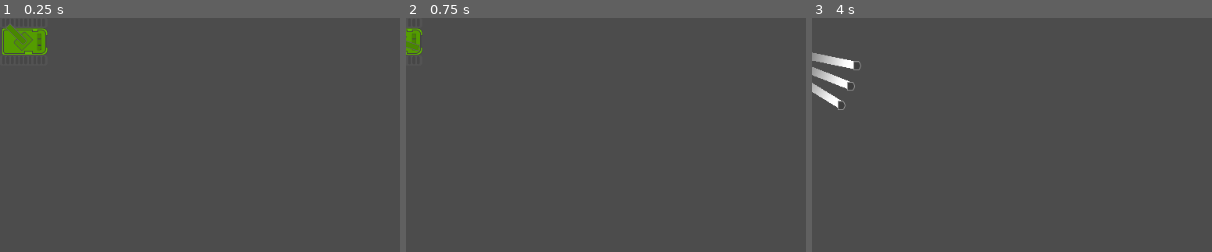
Above: before the commit, frames 1-3 (left to right).
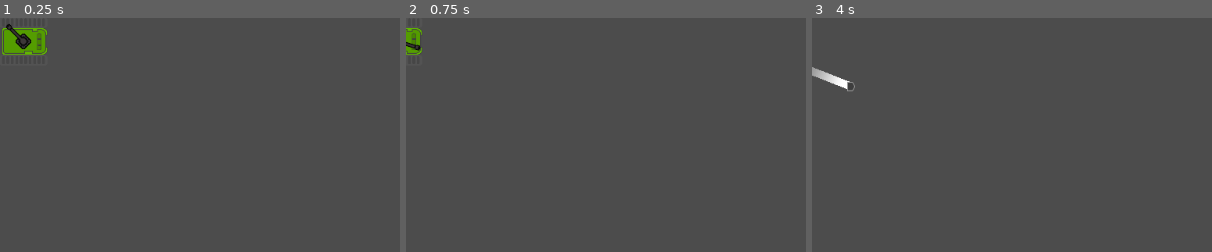
Above: after the commit, the same moments.

Repository: Salipoke/JOC_MLG
Game: Godot game, scene res://Pantalla.tscn
The game is run twice, just before and just after one commit, with the same random seed, the same clock (stepped at 60 frames per second) and the same inputs.
Inputs (mouse positions are % of the whole screen's width and height, from its top left):
- Up to frame 1 (0.25 s): no input
- Up to frame 2 (0.75 s): tap Enter at 0.5 s; move the mouse to (72, 45) at 0.52 s; hold S (Baixa) from 0.53 s (still down)
- Up to frame 3 (4 s): tap Space at 1.25, 2.75 s; move the mouse to (30, 55) at 1.27 s; release S (Baixa) at 1.28 s; tap D (Dreta) at 1.35 s; tap Enter at 2, 3.5 s; move the mouse to (60, 28) at 2.02 s; hold A (Esquerra) 2.03-2.78 s; move the mouse to (45, 70) at 2.77 s; tap W (Puja) at 2.85 s; move the mouse to (80, 65) at 3.52 s; press the mouse at (80, 65) at 3.53 s
The pictures show only the part of the screen within x 0-50%, y 0-50%; the shares and areas given below are measured in that part.

The runs differ from the first frame. In frame 1, 0.4% of the frame differs, in the area x 0-12%, y 2-16%; in frame 2, 0.1%; in frame 3, 0.7%, in the area x 0-13%, y 14-40%.

Commit message:
Sprite 1

Diff:
--- a/Personatge.tscn
+++ b/Personatge.tscn
@@ -2,7 +2,7 @@
 
 [ext_resource path="res://Images/Tank/Tank.png" type="Texture" id=1]
 [ext_resource path="res://Movimiento.gd" type="Script" id=2]
-[ext_resource path="res://Images/Tank/GunTurret.png" type="Texture" id=3]
+[ext_resource path="res://Images/Personales/Tank/Apuntado.png" type="Texture" id=3]
 
 [sub_resource type="RectangleShape2D" id=2]
 extents = Vector2( 31, 30.5 )
@@ -10,13 +10,11 @@
 [node name="Movimiento" type="KinematicBody2D"]
 position = Vector2( 30, 30 )
 script = ExtResource( 2 )
-mode = 1
 
 [node name="CollisionShape2D" type="CollisionShape2D" parent="."]
 shape = SubResource( 2 )
 
 [node name="Sprite" type="Sprite" parent="."]
-position = Vector2( 0.0899069, 0.187288 )
 rotation = 4.71239
 scale = Vector2( 0.340374, 0.330425 )
 texture = ExtResource( 1 )
@@ -25,9 +23,8 @@
 scale = Vector2( 0.8, 0.8 )
 
 [node name="Sprite" type="Sprite" parent="Apuntado"]
-position = Vector2( 13, 0 )
+position = Vector2( 22.5, 0 )
 rotation = 1.5708
-scale = Vector2( 0.382353, 0.335821 )
 texture = ExtResource( 3 )
 
 [node name="Balazo" type="Sprite" parent="Apuntado"]
Binary file added: Images/Personales/Tank/Apuntado.png
Not shown, added: Images/Personales/Tank/Apuntado.png.import
